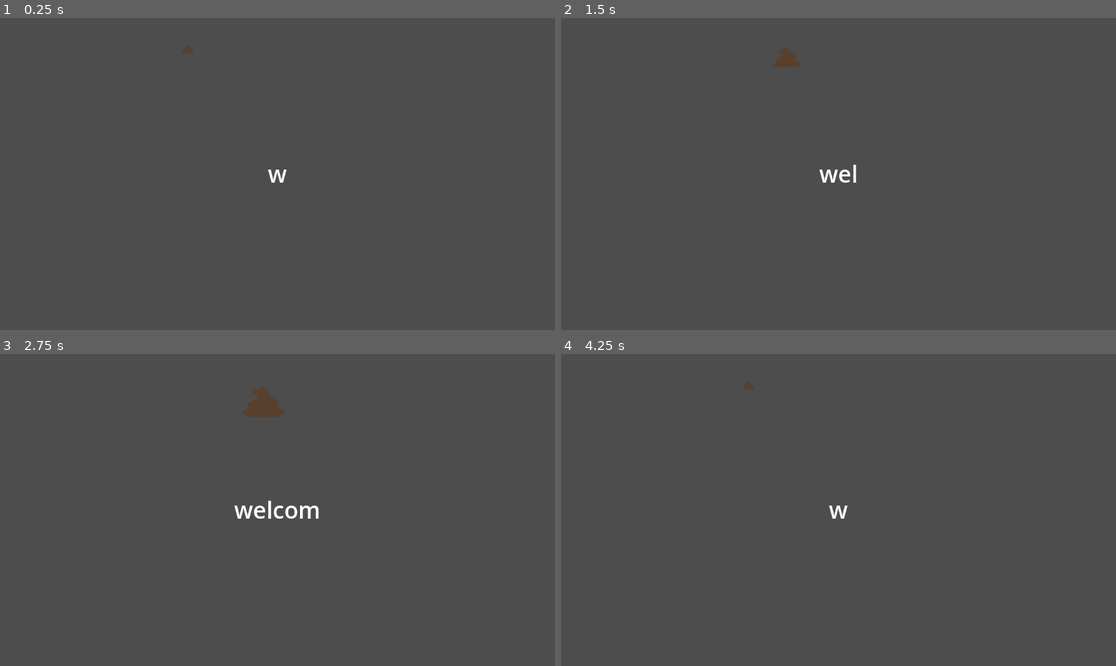
Above: before the commit, frames 1-4 (two rows, left to right).
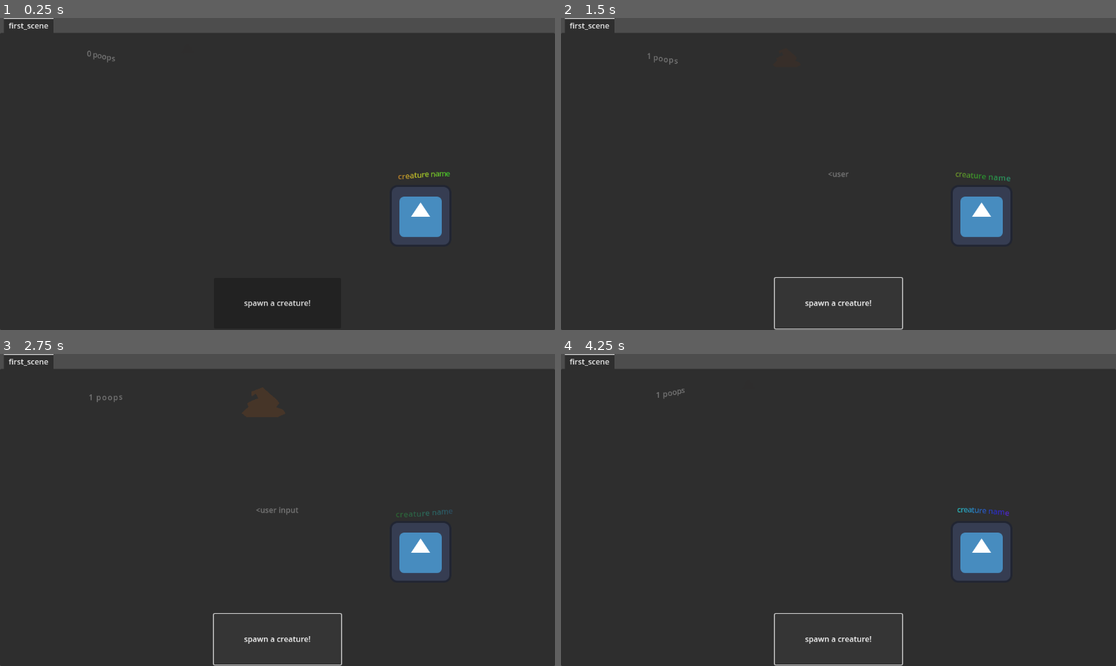
Above: after the commit, the same moments.

Repository: uhhhbones/poop
Game: Godot game, scene res://scenes/game.tscn
Same seed, same stepped clock (60 frames per second), same inputs: the game is played once before the commit and once after it. Before the commit the project starts from res://scenes/animation_player.tscn. The engine's default icon, where the game draws it, is replaced by a stand-in: a white triangle on a blue panel in a dark square.
Inputs (mouse positions are in pixels of both pictures, inside the frame that each line leads up to):
- Up to frame 1 (0.25 s): no input
- Up to frame 2 (1.5 s): click (838, 301) at 0.5 s, where only the run after the commit has a clickable "spawn a creature!"; click (838, 301) at 1.25 s, where only the run after the commit has a clickable "spawn a creature!"
- Up to frame 3 (2.75 s): click (277, 637) at 2 s, where only the run after the commit has a clickable "spawn a creature!"
- Up to frame 4 (4.25 s): no input

The runs differ from the first frame. In frame 1, 94% of the frame differs, in the area x 0-100%, y 0-100%; in frame 2, 91%; in frame 3, 90%; in frame 4, 91%.

Commit message:
progress update 1

Diff:
--- /dev/null
+++ b/start-over/messenger.gd
@@ -0,0 +1 @@
+extends Node
--- a/start-over/project.godot
+++ b/start-over/project.godot
@@ -11,9 +11,13 @@
 [application]
 
 config/name="start over"
-run/main_scene="uid://ct6yeyur63h6i"
+run/main_scene="uid://twp4e1og5qa0"
 config/features=PackedStringArray("4.4", "GL Compatibility")
 config/icon="res://icon.svg"
+
+[autoload]
+
+Messenger="*res://messenger.gd"
 
 [rendering]
 
--- a/start-over/scenes/animation_player.tscn
+++ b/start-over/scenes/animation_player.tscn
@@ -1,6 +1,5 @@
-[gd_scene load_steps=6 format=3 uid="uid://ct6yeyur63h6i"]
+[gd_scene load_steps=5 format=3 uid="uid://ct6yeyur63h6i"]
 
-[ext_resource type="Script" uid="uid://bok220kltdsol" path="res://scripts/label.gd" id="1_gvtek"]
 [ext_resource type="Script" uid="uid://u3yk3tfft1kk" path="res://scenes/game_animater.gd" id="1_vd4c5"]
 
 [sub_resource type="Animation" id="Animation_gvtek"]
@@ -8,38 +7,38 @@
 tracks/0/type = "value"
 tracks/0/imported = false
 tracks/0/enabled = true
-tracks/0/path = NodePath("AnimationPlayer/Label:text")
+tracks/0/path = NodePath("AnimationPlayer/Polygon2D:color")
 tracks/0/interp = 1
 tracks/0/loop_wrap = true
 tracks/0/keys = {
 "times": PackedFloat32Array(0),
 "transitions": PackedFloat32Array(1),
-"update": 1,
-"values": [""]
+"update": 0,
+"values": [Color(0.384189, 0.220648, 0.0999365, 1)]
 }
 tracks/1/type = "value"
 tracks/1/imported = false
 tracks/1/enabled = true
-tracks/1/path = NodePath("AnimationPlayer/Polygon2D:color")
+tracks/1/path = NodePath("AnimationPlayer/Polygon2D:scale")
 tracks/1/interp = 1
 tracks/1/loop_wrap = true
 tracks/1/keys = {
 "times": PackedFloat32Array(0),
 "transitions": PackedFloat32Array(1),
 "update": 0,
-"values": [Color(0.384189, 0.220648, 0.0999365, 1)]
+"values": [Vector2(0.402985, 0.402985)]
 }
 tracks/2/type = "value"
 tracks/2/imported = false
 tracks/2/enabled = true
-tracks/2/path = NodePath("AnimationPlayer/Polygon2D:scale")
+tracks/2/path = NodePath("AnimationPlayer/RichTextLabel:visible_ratio")
 tracks/2/interp = 1
 tracks/2/loop_wrap = true
 tracks/2/keys = {
 "times": PackedFloat32Array(0),
 "transitions": PackedFloat32Array(1),
 "update": 0,
-"values": [Vector2(0.402985, 0.402985)]
+"values": [0.0]
 }
 
 [sub_resource type="Animation" id="Animation_85yba"]
@@ -49,52 +48,52 @@
 tracks/0/type = "value"
 tracks/0/imported = false
 tracks/0/enabled = true
-tracks/0/path = NodePath("AnimationPlayer/Label:text")
+tracks/0/path = NodePath("AnimationPlayer/Polygon2D:color")
 tracks/0/interp = 1
 tracks/0/loop_wrap = true
 tracks/0/keys = {
-"times": PackedFloat32Array(0, 3.86667),
-"transitions": PackedFloat32Array(1, 0.0206173),
+"times": PackedFloat32Array(0, 4),
+"transitions": PackedFloat32Array(1, 1),
 "update": 0,
-"values": ["", "welcome?"]
+"values": [Color(0.384314, 0.219608, 0.0980392, 0), Color(0.772947, 0.480503, 0.270664, 1)]
 }
 tracks/1/type = "value"
 tracks/1/imported = false
 tracks/1/enabled = true
-tracks/1/path = NodePath("AnimationPlayer/Polygon2D:color")
+tracks/1/path = NodePath("AnimationPlayer/Polygon2D:scale")
 tracks/1/interp = 1
 tracks/1/loop_wrap = true
 tracks/1/keys = {
-"times": PackedFloat32Array(0),
-"transitions": PackedFloat32Array(1),
-"update": 0,
-"values": [Color(0.384314, 0.219608, 0.0980392, 0.603922)]
-}
-tracks/2/type = "value"
-tracks/2/imported = false
-tracks/2/enabled = true
-tracks/2/path = NodePath("AnimationPlayer/Polygon2D:scale")
-tracks/2/interp = 1
-tracks/2/loop_wrap = true
-tracks/2/keys = {
 "times": PackedFloat32Array(0, 4),
 "transitions": PackedFloat32Array(1, 1),
 "update": 0,
 "values": [Vector2(0.087643, 0.0685378), Vector2(0.533459, 0.418344)]
 }
-tracks/3/type = "method"
-tracks/3/imported = false
-tracks/3/enabled = true
-tracks/3/path = NodePath("AnimationPlayer")
-tracks/3/interp = 1
-tracks/3/loop_wrap = true
-tracks/3/keys = {
+tracks/2/type = "method"
+tracks/2/imported = false
+tracks/2/enabled = true
+tracks/2/path = NodePath("AnimationPlayer")
+tracks/2/interp = 1
+tracks/2/loop_wrap = true
+tracks/2/keys = {
 "times": PackedFloat32Array(0.666667),
 "transitions": PackedFloat32Array(1),
 "values": [{
 "args": [],
 "method": &"add_poop"
 }]
+}
+tracks/3/type = "value"
+tracks/3/imported = false
+tracks/3/enabled = true
+tracks/3/path = NodePath("AnimationPlayer/RichTextLabel:visible_ratio")
+tracks/3/interp = 1
+tracks/3/loop_wrap = true
+tracks/3/keys = {
+"times": PackedFloat32Array(0, 2.96667),
+"transitions": PackedFloat32Array(1.03526, 80.5363),
+"update": 0,
+"values": [0.0, 1.0]
 }
 
 [sub_resource type="AnimationLibrary" id="AnimationLibrary_vd4c5"]
@@ -110,20 +109,22 @@
 autoplay = "new_animation"
 script = ExtResource("1_vd4c5")
 
-[node name="Label" type="Label" parent="."]
+[node name="RichTextLabel" type="RichTextLabel" parent="."]
 anchors_preset = 15
 anchor_right = 1.0
 anchor_bottom = 1.0
 grow_horizontal = 2
 grow_vertical = 2
-theme_type_variation = &"HeaderLarge"
-theme_override_font_sizes/font_size = 48
+bbcode_enabled = true
+text = "<user input>"
+fit_content = true
 horizontal_alignment = 1
 vertical_alignment = 1
-script = ExtResource("1_gvtek")
+visible_characters = 0
+visible_ratio = 0.0
 
 [node name="Polygon2D" type="Polygon2D" parent="."]
 position = Vector2(325.17, 49.6443)
-scale = Vector2(0.087643, 0.0685378)
-color = Color(0.384314, 0.219608, 0.0980392, 0.603922)
+scale = Vector2(0.533459, 0.418344)
+color = Color(0.772947, 0.480503, 0.270664, 1)
 polygon = PackedVector2Array(641, 262, 473, 264, 448, 237, 483, 194, 476, 171, 506, 150, 535, 138, 522, 106, 501, 125, 499, 92, 558, 63, 604, 115, 634, 147, 646, 170, 630, 196, 667, 214, 678, 240)
--- /dev/null
+++ b/start-over/scenes/creature.tscn
@@ -0,0 +1,26 @@
+[gd_scene load_steps=3 format=3 uid="uid://dvahtgxp4iyyl"]
+
+[ext_resource type="Texture2D" uid="uid://b5dnpdnbgxmip" path="res://icon.svg" id="1_upmfi"]
+
+[sub_resource type="CircleShape2D" id="CircleShape2D_bvms0"]
+radius = 61.0328
+
+[node name="creature" type="CharacterBody2D"]
+
+[node name="Icon" type="Sprite2D" parent="."]
+position = Vector2(0, -64)
+texture = ExtResource("1_upmfi")
+
+[node name="CollisionShape2D" type="CollisionShape2D" parent="."]
+position = Vector2(0, -57)
+shape = SubResource("CircleShape2D_bvms0")
+
+[node name="RichTextLabel" type="RichTextLabel" parent="."]
+offset_left = -90.0
+offset_top = -180.0
+offset_right = 90.0
+offset_bottom = -114.0
+bbcode_enabled = true
+text = "[pulse freq=1.0 color=#ffffff40 ease=-2.0] [tornado radius=5.0 freq=2.0 connected=0] [rainbow freq=0.1] creature name"
+horizontal_alignment = 1
+vertical_alignment = 1
--- a/start-over/scenes/game.tscn
+++ b/start-over/scenes/game.tscn
@@ -1,7 +1,8 @@
-[gd_scene load_steps=3 format=3 uid="uid://twp4e1og5qa0"]
+[gd_scene load_steps=4 format=3 uid="uid://twp4e1og5qa0"]
 
 [ext_resource type="Script" uid="uid://d2reluyynsm70" path="res://scripts/game.gd" id="1_yqjtg"]
 [ext_resource type="PackedScene" uid="uid://ct6yeyur63h6i" path="res://scenes/animation_player.tscn" id="2_lnu2h"]
+[ext_resource type="PackedScene" uid="uid://dvahtgxp4iyyl" path="res://scenes/creature.tscn" id="3_lnu2h"]
 
 [node name="Game" type="Node"]
 script = ExtResource("1_yqjtg")
@@ -18,4 +19,35 @@
 horizontal_alignment = 1
 vertical_alignment = 1
 
+[node name="TabContainer" type="TabContainer" parent="."]
+anchors_preset = 15
+anchor_right = 1.0
+anchor_bottom = 1.0
+grow_horizontal = 2
+grow_vertical = 2
+current_tab = 0
+
+[node name="first_scene" type="Control" parent="TabContainer"]
+layout_mode = 2
+metadata/_tab_index = 0
+
+[node name="Button" type="Button" parent="TabContainer/first_scene"]
+layout_mode = 1
+anchors_preset = -1
+anchor_left = 0.385
+anchor_top = 0.825
+anchor_right = 0.615
+anchor_bottom = 0.995
+offset_left = 0.47998
+offset_top = -0.0250244
+offset_right = -0.47998
+offset_bottom = 0.0849609
+grow_horizontal = 2
+grow_vertical = 0
+text = "spawn a creature!"
+
+[node name="creature" parent="." instance=ExtResource("3_lnu2h")]
+position = Vector2(873, 475)
+
 [connection signal="poop" from="AnimationPlayer" to="." method="_on_animation_player_poop"]
+[connection signal="pressed" from="TabContainer/first_scene/Button" to="." method="_on_button_pressed"]
--- a/start-over/scenes/game_animater.gd
+++ b/start-over/scenes/game_animater.gd
@@ -5,6 +5,7 @@
 	emit_signal("poop")
 
 
+
 # Called every frame. 'delta' is the elapsed time since the previous frame.
 func _process(delta: float) -> void:
 	pass
--- a/start-over/scripts/game.gd
+++ b/start-over/scripts/game.gd
@@ -16,4 +16,8 @@
 func _on_animation_player_poop() -> void:
 	poop += 1
 	funny_label = "[tornado] %s poops" % str(poop)
-	print("pooped")
+	print("pooped %s times" % str(poop) )
+
+
+func _on_button_pressed() -> void:
+	print("creature spawned")
Not shown, added: start-over/messenger.gd.uid
